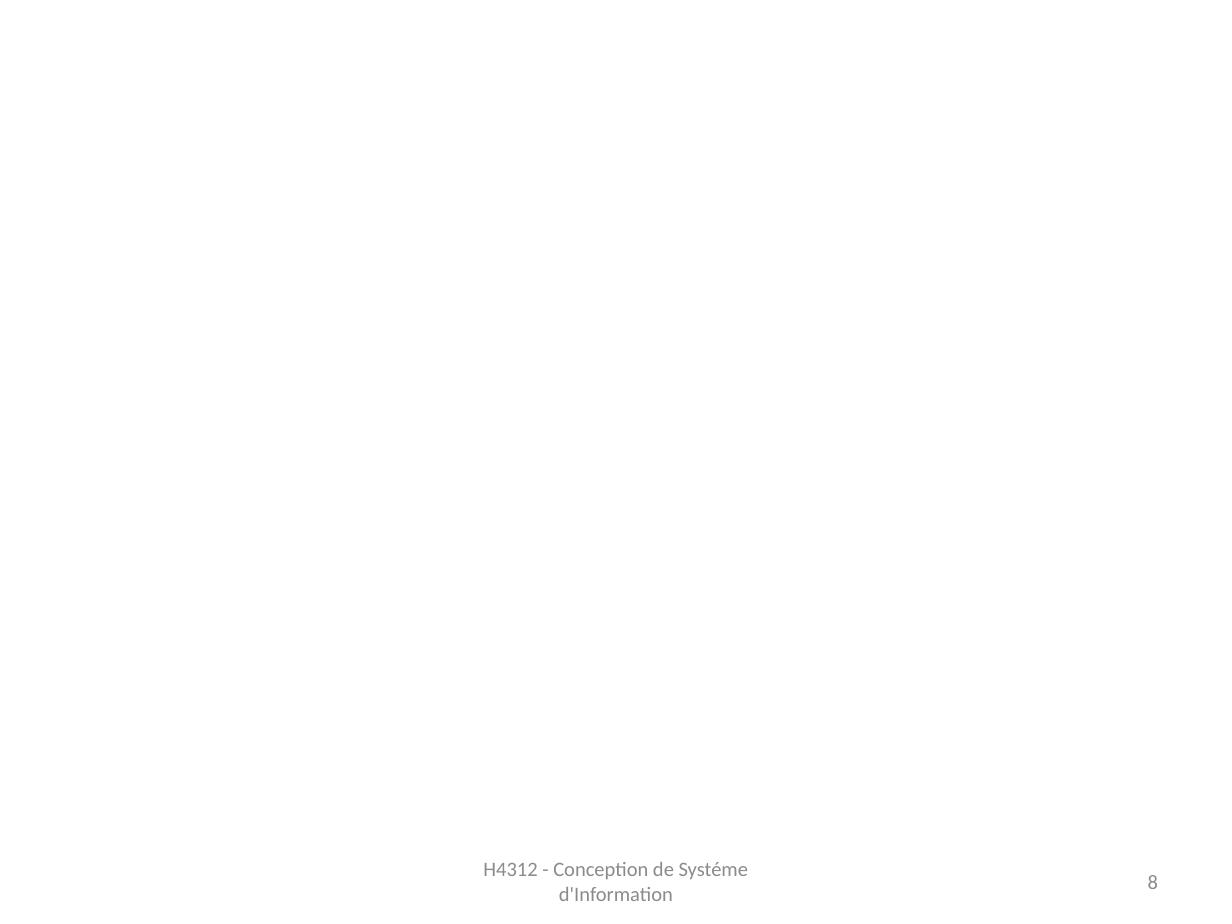
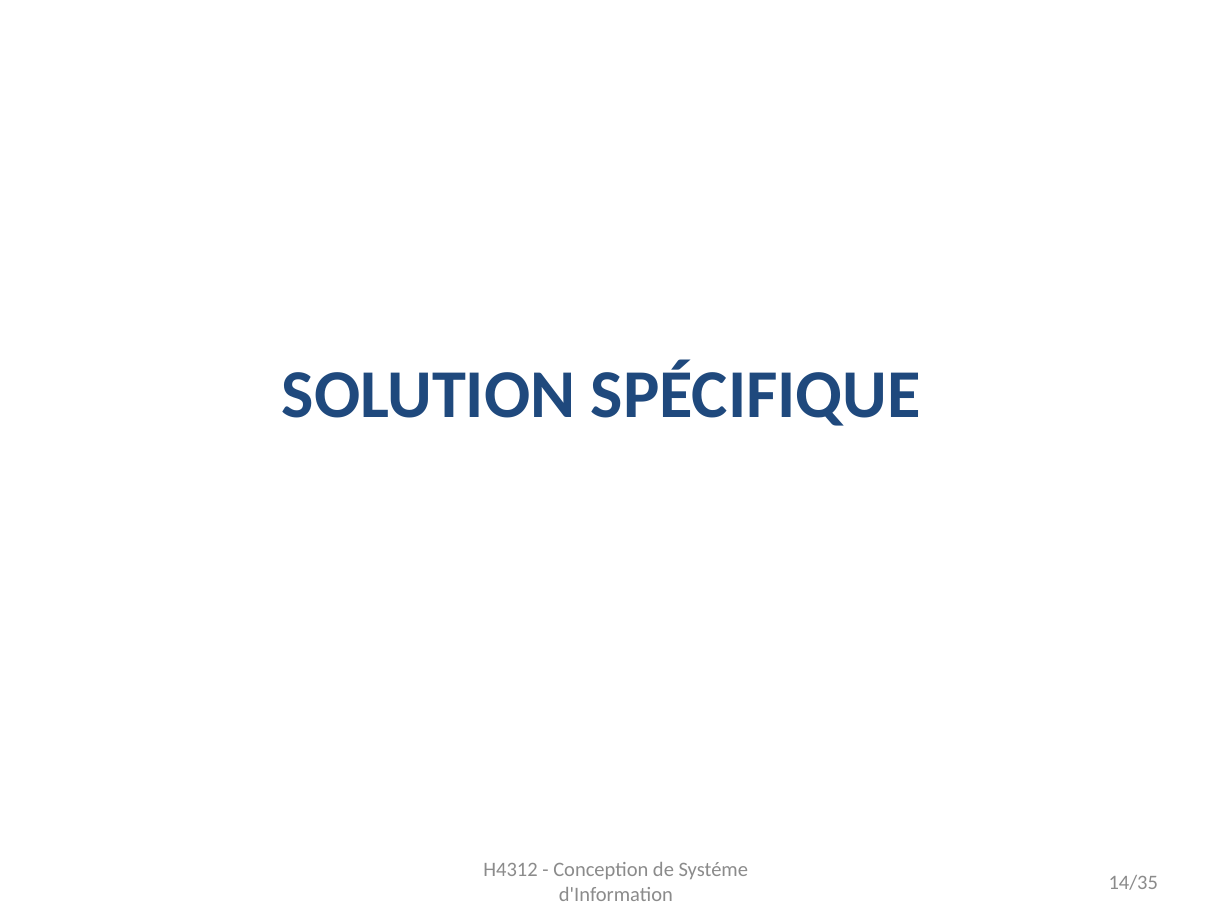
Before and after one commit to monicaGolumbeanu/GSTP, a slide deck: slide 14 of rapports/presentation/presentationFinale.pptx (slide 8 before the commit). Drawn at 1232x924 pixels with LibreOffice and Linux fonts; fonts in the diff are those of the drawing. Boxes give left, top, right and bottom in pixels: in the first picture for what was removed or moved away, otherwise in the second. Text is boxed around its words. In the diff, an @@ line names an element or a change of style, - is before the commit and + after.

```diff
--- a/rapports/presentation/presentationFinale.pptx
+++ b/rapports/presentation/presentationFinale.pptx
@@ text added at [282,361,921,426], 40 pt, text #1F497D, bold @@
+SOLUTION SPÉCIFIQUE
@@ page number at [1109,875,1158,890]: text changed @@
-8
+14/35
```
Also in this commit, not shown: 7 other slides changed, 27 slides added, 2 other files.
